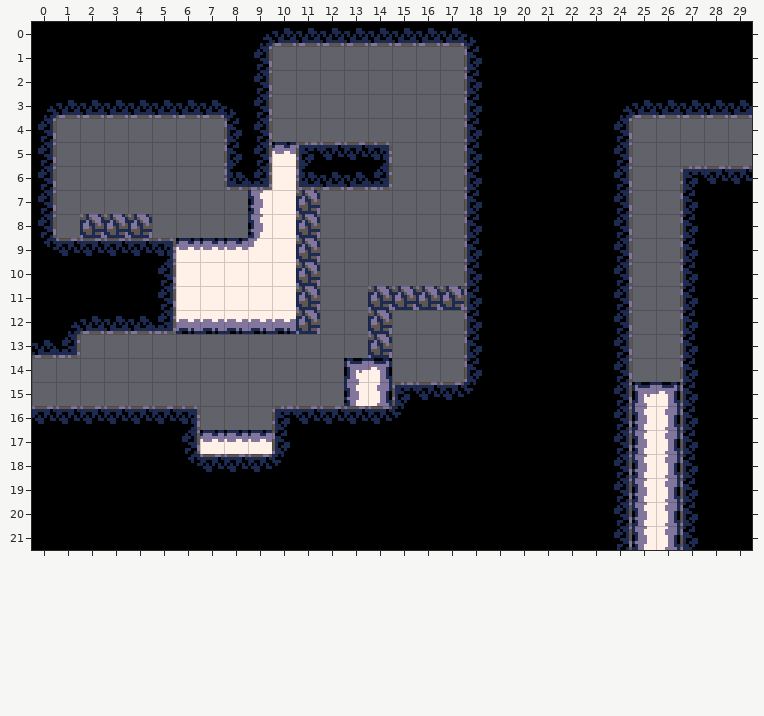
Tiled map -- assets/tiled/maps/room07.tmx. Above is the file before it was changed.
Cells are 8x8 px. Shown: x 0..29, y 0..21.
And afterwards:
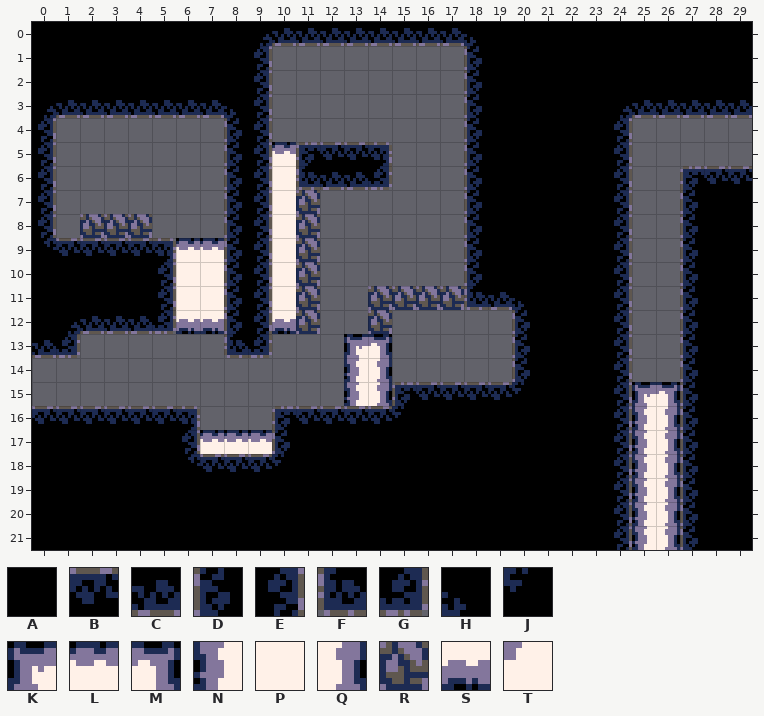
Key: from "tileset": A 0, B 1, C 1 turned 180, D 1 turned 270, E 1 turned 90, F 2 turned 180, G 2 turned 90, H 3 turned 180, J 3 turned 270, K 18 "heat", L 19 "heat", M 20 "heat", N 34 "heat", P 35 "heat", Q 36 "heat", R 37, S 51 "heat", T 70 "heat".
_ is an empty cell.
What changed:
Layer "Tile Layer 1":
Tile B replaces tile A in row 15 at x 19.
Tile B replaces tile J in row 15 at x 18.
Tile C replaces tile A in row 11 at x 19.
Tile D replaces tile A in rows 12 to 14 at x 20.
Tile D replaces tile F in row 6 at x 8.
Tile D replaces tile L in row 9 at x 8.
Tile D replaces tile P in rows 10 to 11 at x 8.
Tile D replaces tile S in row 12 at x 8.
Tile D is added in rows 7 to 8 at x 8.
Tile E replaces tile G in row 6 at x 9.
Tile E replaces tile N in rows 7 to 8 at x 9.
Tile E replaces tile P in rows 10 to 11 at x 9.
Tile E replaces tile S in row 12 at x 9.
Tile E replaces tile T in row 9 at x 9.
Tile F replaces tile D in row 11 at x 18.
Tile F is added in row 13 at x 8.
Tile G is added in row 13 at x 9.
Tile H replaces tile A in row 11 at x 20.
Tile J replaces tile A in row 15 at x 20.
Tile K is added in row 13 at x 13.
Tile M replaces tile R in row 13 at x 14.
Tile N replaces tile K in row 14 at x 13.
Tile Q replaces tile M in row 14 at x 14.
The author cleared tile A in rows 12 to 14 at x 19.
The author cleared tile D in rows 12 to 14 at x 18.
Pixel boxes of the changes (left, top, right, bottom) in both pictures:
changed: (224, 166, 272, 358)
changed: (464, 286, 530, 400)
changed: (344, 334, 392, 382)
